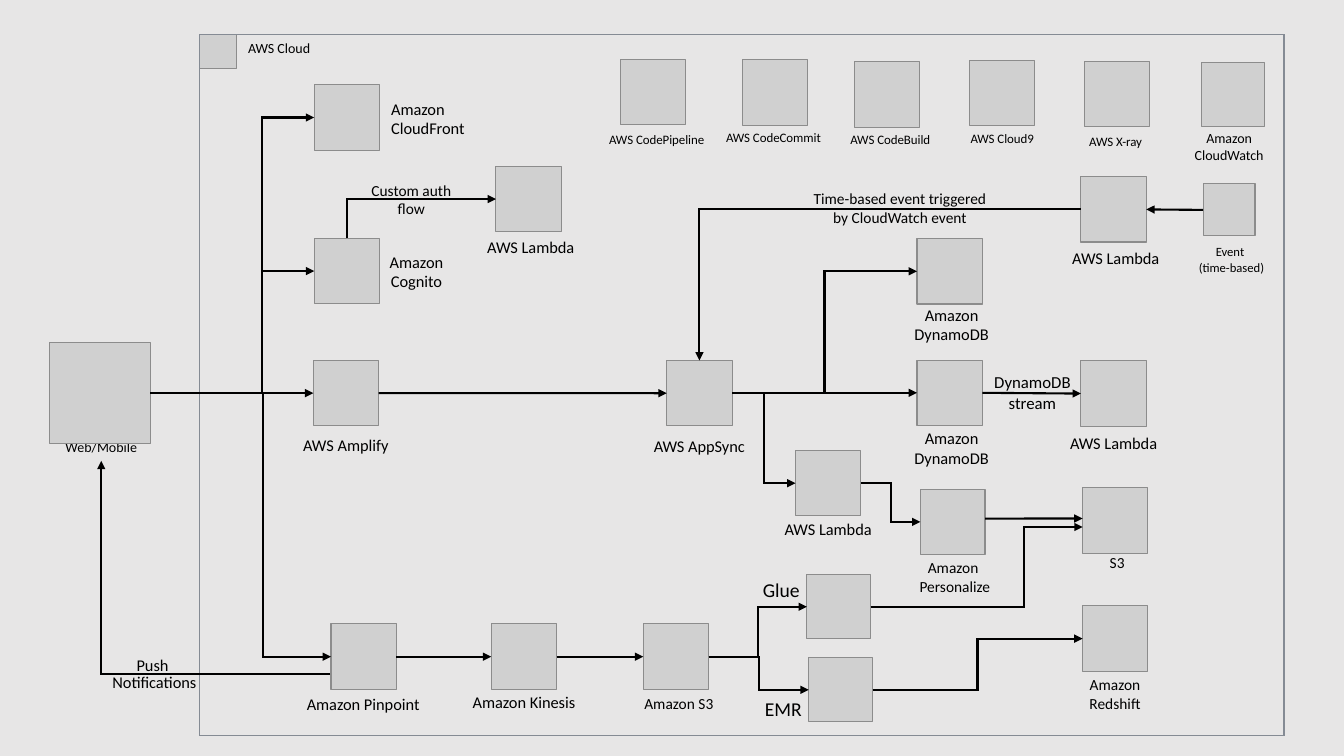
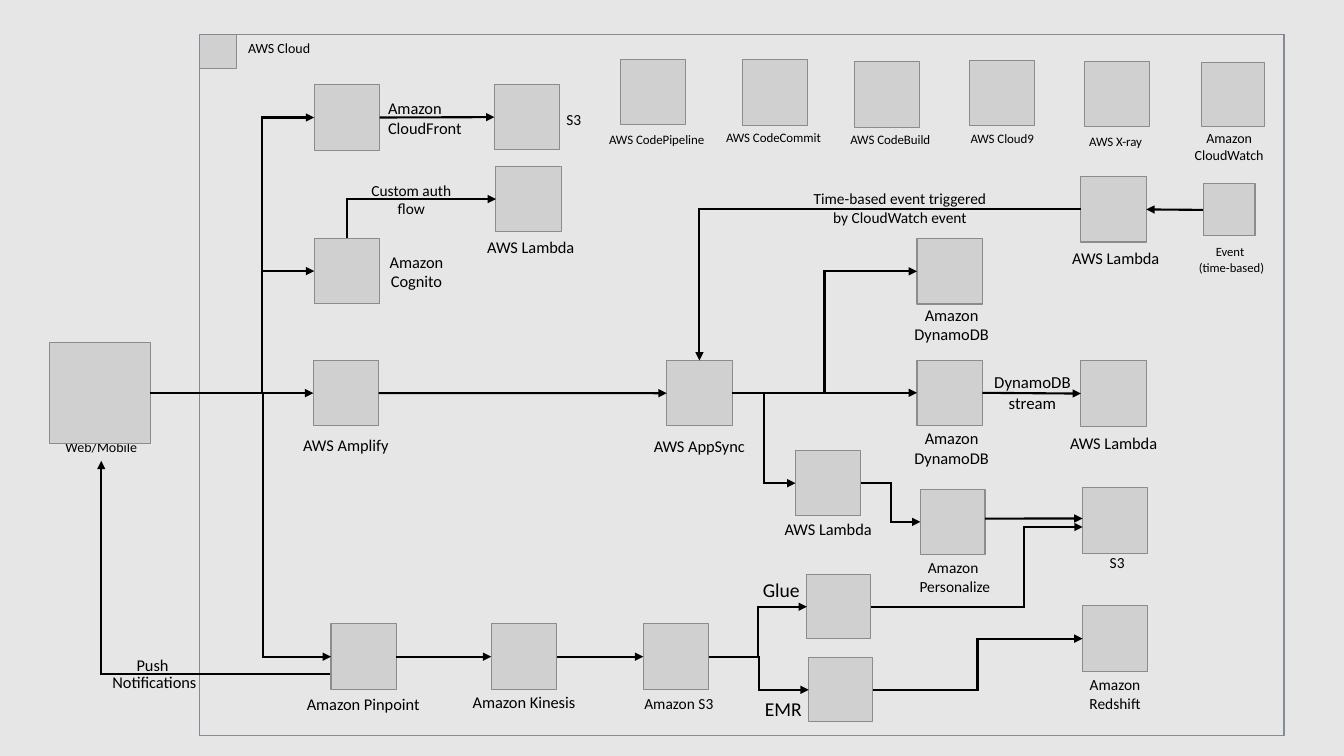
Before and after one commit to ykbryan/answer-anything, a slide deck: slide 2 of docs/architecture.pptx. Drawn at 1344x756 pixels with LibreOffice and Linux fonts; fonts in the diff are those of the drawing; grey boxes stand for pictures. Boxes give left, top, right and bottom in pixels: in the first picture for what was removed or moved away, otherwise in the second. Text is boxed around its words. In the diff, an @@ line names an element or a change of style, - is before the commit and + after.

```diff
--- a/docs/architecture.pptx
+++ b/docs/architecture.pptx
@@ picture added at bbox=[494, 85, 560, 150] @@
@@ arrow added from (380, 118) to (494, 117), #000000 1.5 pt @@
@@ text added at bbox=[566, 115, 581, 125], 11 pt, text #000000 @@
+S3
```
Also in this commit, not shown: 1 other slide changed, 16 other files.
